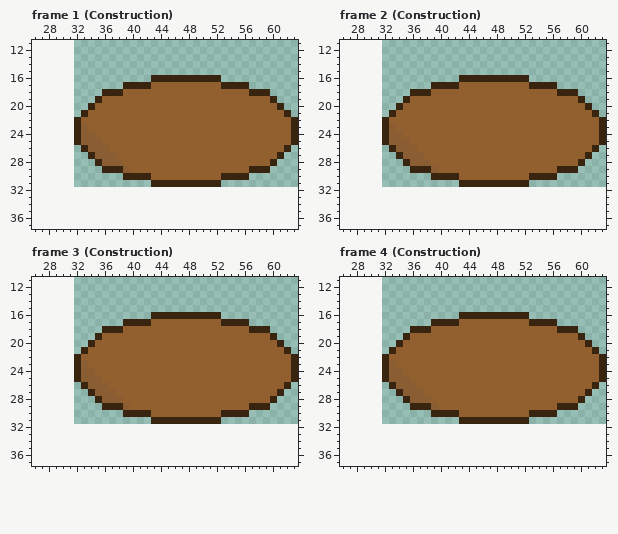
A pixel-art file gets an edit: Assets/Sprites/Towers/Mark/Mark Tower.aseprite. The picture above is the old version.
32x32 pixels, 15 frames. Shown: frame 1 (Construction): x 26..63, y 11..37; frame 2 (Construction): x 26..63, y 11..37; frame 3 (Construction): x 26..63, y 11..37; frame 4 (Construction): x 26..63, y 11..37. The old version is drawn lined up with the new one, on the new canvas. The commit also changed other frames, which this record leaves out.
And afterwards:
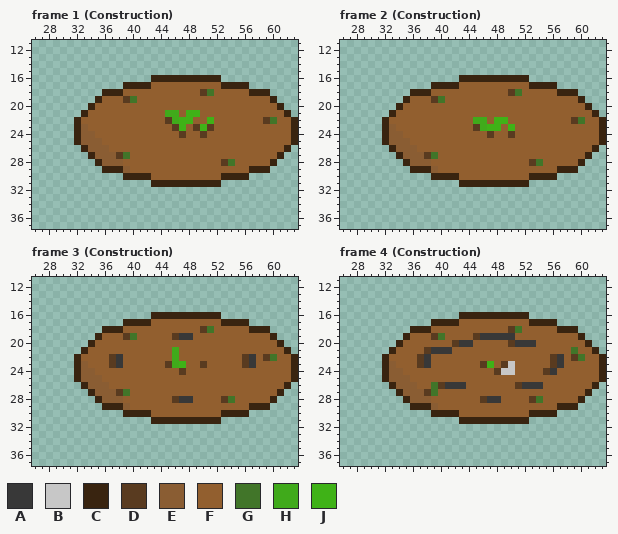
Palette (. is transparent): A #383838  B #c7c7c7  C #392410  D #593b20  E #8a5d33  F #925f2f  G #417529  H #40aa1b  J #3fb217
What changed:
canvas 32x32 -> 64x64, the old top-left corner now at 32,0
Frame 1 (Construction):
Colour F gives way to colour D in row 18 at x 50; in row 19 at x 39; in row 22 at x 45 and 59; in row 23 at x 46, 49 and 51; in row 24 at x 47 and 50; in row 27 at x 38.
Colour F gives way to colour D in row 28 at x 53.
Colour F gives way to colour G in row 18 at x 51; in row 19 at x 40; in row 22 at x 60; in row 27 at x 39; in row 28 at x 54.
Colour F gives way to colour H in row 21 at x 45 to 46; in row 22 at x 46.
Colour F gives way to colour J in row 21 at x 48 to 49; in row 22 at x 47 to 48 and 51; in row 23 at x 47 and 50.
Frame 2 (Construction):
Colour F gives way to colour D in row 18 at x 50; in row 19 at x 39; in row 22 at x 59; in row 23 at x 45; in row 24 at x 47 and 50; in row 27 at x 38.
Colour F gives way to colour D in row 28 at x 53.
Colour F gives way to colour G in row 18 at x 51; in row 19 at x 40; in row 22 at x 60; in row 27 at x 39; in row 28 at x 54.
Colour F gives way to colour H in row 22 at x 45 to 46; in row 23 at x 46.
Colour F gives way to colour J in row 22 at x 48 to 49; in row 23 at x 47 to 48 and 50.
Frame 3 (Construction):
Colour F gives way to colour A in row 19 at x 47 to 48; in rows 22 to 23 at x 38 and 57; in row 28 at x 47 to 48.
Colour F gives way to colour D in row 18 at x 50; in row 19 at x 39 and 46; in row 22 at x 37, 56 and 59; in row 23 at x 37, 45, 50 and 56; in row 24 at x 47; in row 27 at x 38.
Colour F gives way to colour D in row 28 at x 46 and 53.
Colour F gives way to colour G in row 18 at x 51; in row 19 at x 40; in row 22 at x 60; in row 27 at x 39; in row 28 at x 54.
Colour F gives way to colour H in rows 21 to 23 at x 46.
Colour F gives way to colour J in row 23 at x 47.
Frame 4 (Construction):
Colour F gives way to colour A in row 19 at x 46 to 50; in row 20 at x 43 to 44 and 51 to 53; in row 21 at x 39 to 41; in rows 22 to 23 at x 38 and 57; in row 24 at x 56; in row 26 at x 41 to 43 and 52 to 54.
Colour F gives way to colour A in row 28 at x 47 to 48.
Colour F gives way to colour B in row 23 at x 50; in row 24 at x 49 to 50.
Colour F gives way to colour D in row 18 at x 50; in row 19 at x 39 and 45; in row 20 at x 42 and 50; in row 21 at x 38; in row 22 at x 37, 56 and 59; in row 23 at x 37, 46, 49 and 56.
Colour F gives way to colour D in row 24 at x 48 and 55; in row 26 at x 40 and 51; in row 27 at x 38; in row 28 at x 46 and 53.
Colour F gives way to colour G in row 18 at x 51; in row 19 at x 40; in row 21 at x 59; in row 22 at x 60; in rows 26 to 27 at x 39; in row 28 at x 54.
Colour F gives way to colour J in row 23 at x 47.
